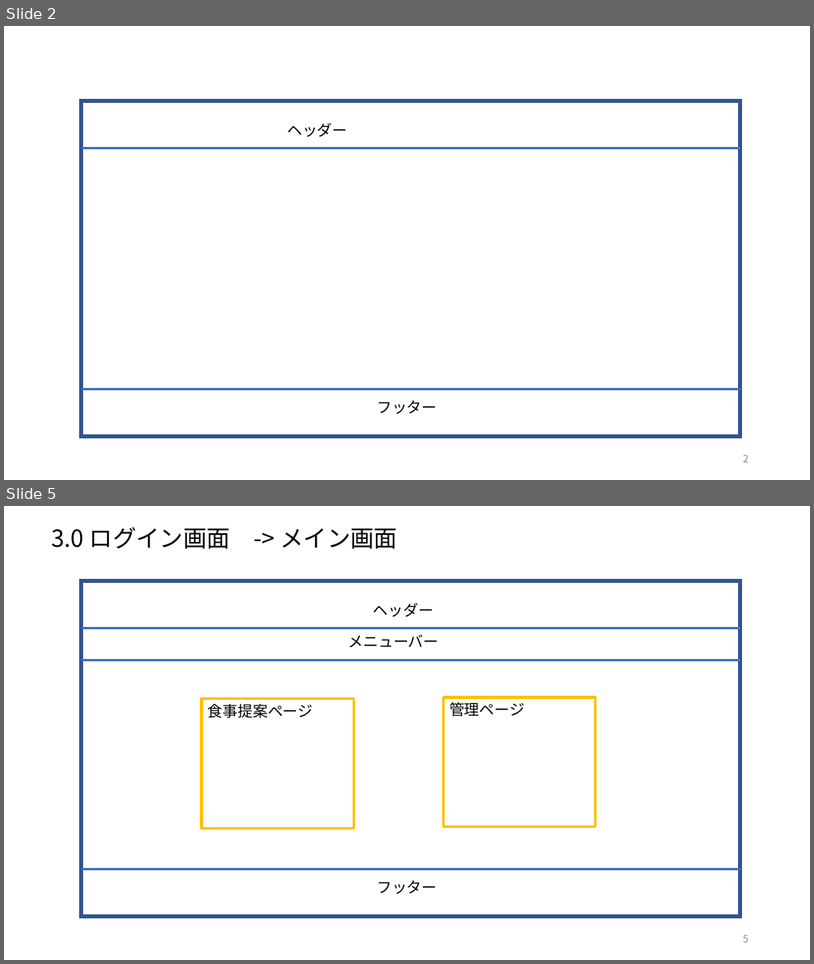
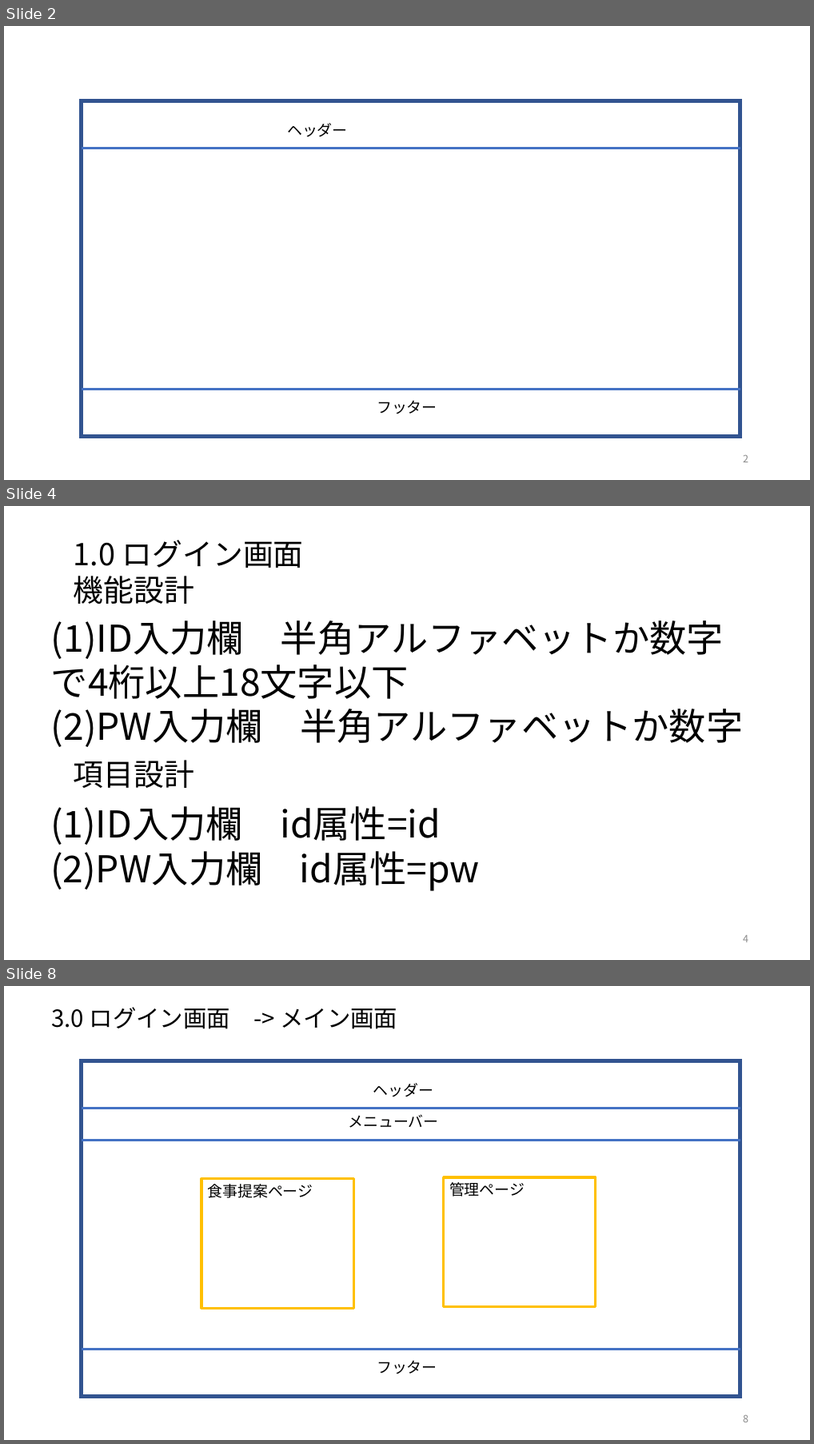
Before and after one commit to dojo2023/F-1, a slide deck: doc/外部設計/画面設計書 ver1.2.pptx. Shown one above the other, each under a label of ours: slides 2 and 5 before the commit, slides 2, 4 and 8 after it; the slides between them are not shown. The pictures are 814x964 and 814x1444 pixels, drawn with LibreOffice and Linux fonts; fonts in the diff are those of the drawing. Boxes give left, top, right and bottom in pixels: in the first picture for what was removed or moved away, otherwise in the second. Text is boxed around its words. In the diff, an @@ line names an element or a change of style, - is before the commit and + after.

```diff
--- a/doc/外部設計/画面設計書 ver1.2.pptx
+++ b/doc/外部設計/画面設計書 ver1.2.pptx
@@ slide 4 added at bbox=[4, 506, 810, 960], background #FFFFFF @@
@@ text added at bbox=[74, 540, 304, 604], 36 pt, text #000000 @@
+1.0 ログイン画面
+機能設計
@@ text added at bbox=[51, 620, 743, 747], 44 pt, text #000000 @@
+(1)ID入力欄 半角アルファベットか数字 で4桁以上18文字以下
+(2)PW入力欄 半角アルファベットか数字
@@ text added at bbox=[74, 760, 194, 788], 36 pt, text #000000 @@
+項目設計
@@ text added at bbox=[50, 806, 480, 891], 44 pt, text #000000 @@
+(1)ID入力欄 id属性=id
+(2)PW入力欄 id属性=pw
@@ page number added at bbox=[743, 935, 749, 942], 12 pt, text #8C8C8C @@
+4
@@ what was slide 5 is now slide 8 @@
@@ page number at bbox=[743, 1415, 749, 1422]: text changed @@
-5
+8
```
Also in this commit, not shown: 2 slides changed, 2 other slides added, 5 slides removed.
